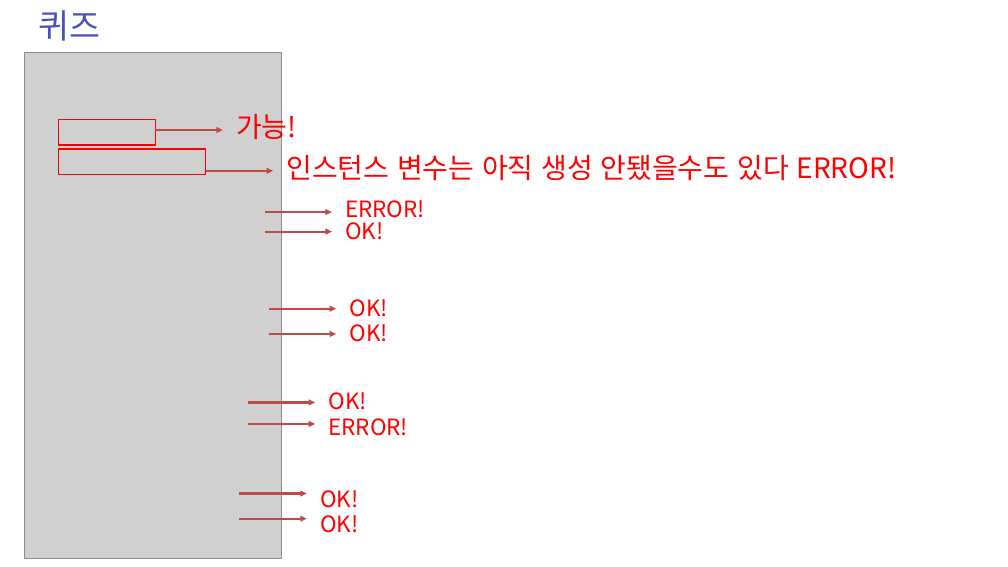
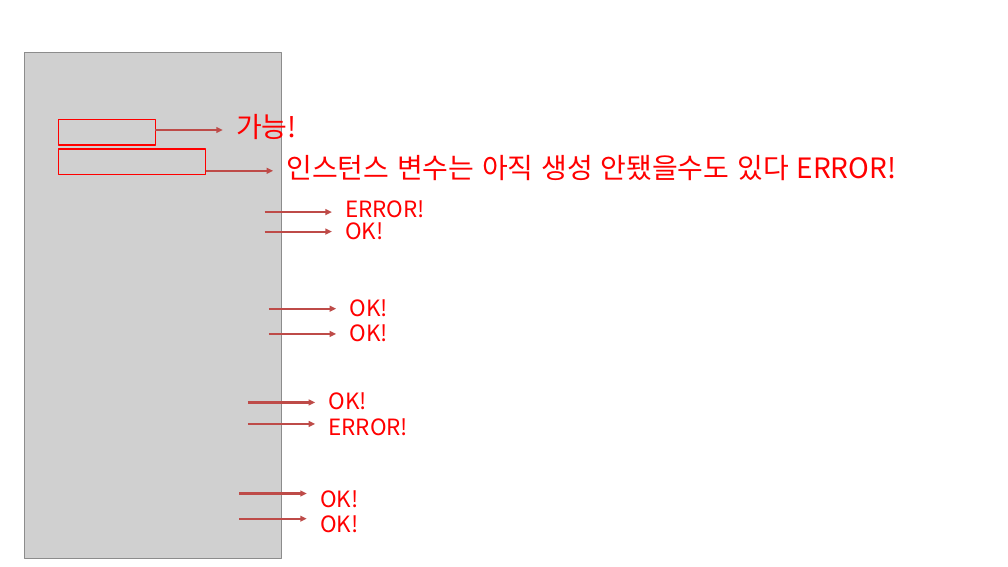
Before and after one commit to zest132/JavaLecture, a slide deck: slide 25 of JavaLecture/LectureFile/java 7강.pptx. Drawn at 1008x567 pixels with LibreOffice and Linux fonts; fonts in the diff are those of the drawing; grey boxes stand for pictures. Boxes give left, top, right and bottom in pixels: in the first picture for what was removed or moved away, otherwise in the second. Text is boxed around its words. In the diff, an @@ line names an element or a change of style, - is before the commit and + after.

```diff
--- a/JavaLecture/LectureFile/java 7강.pptx
+++ b/JavaLecture/LectureFile/java 7강.pptx
@@ text removed at [39, 10, 101, 41] @@
-퀴즈
```
Also in this commit, not shown: 1 other slide changed, 4 other files.
